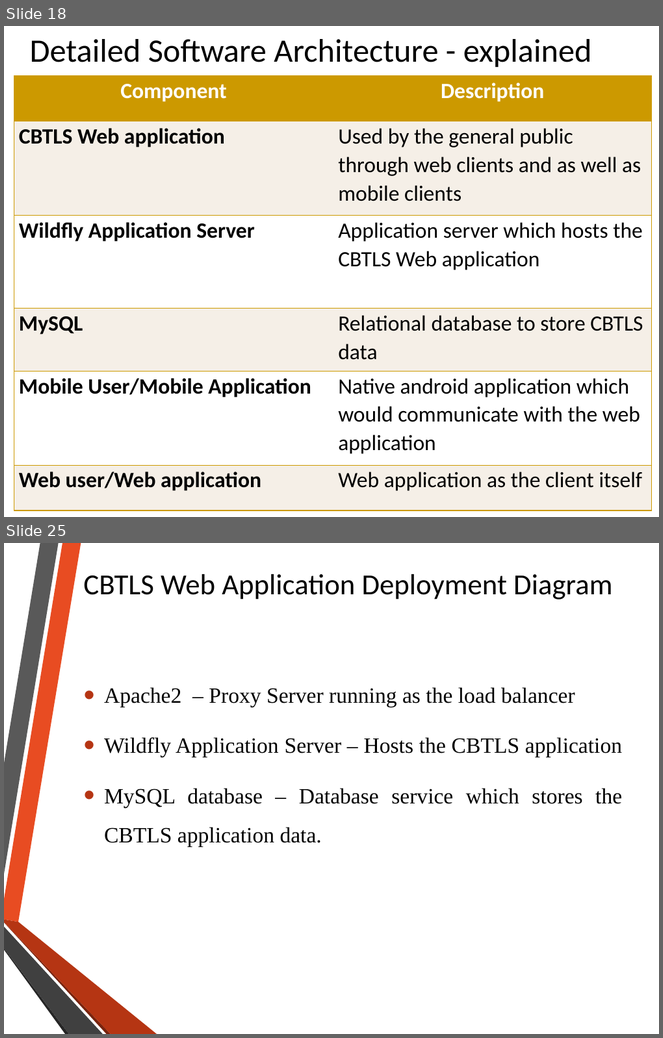
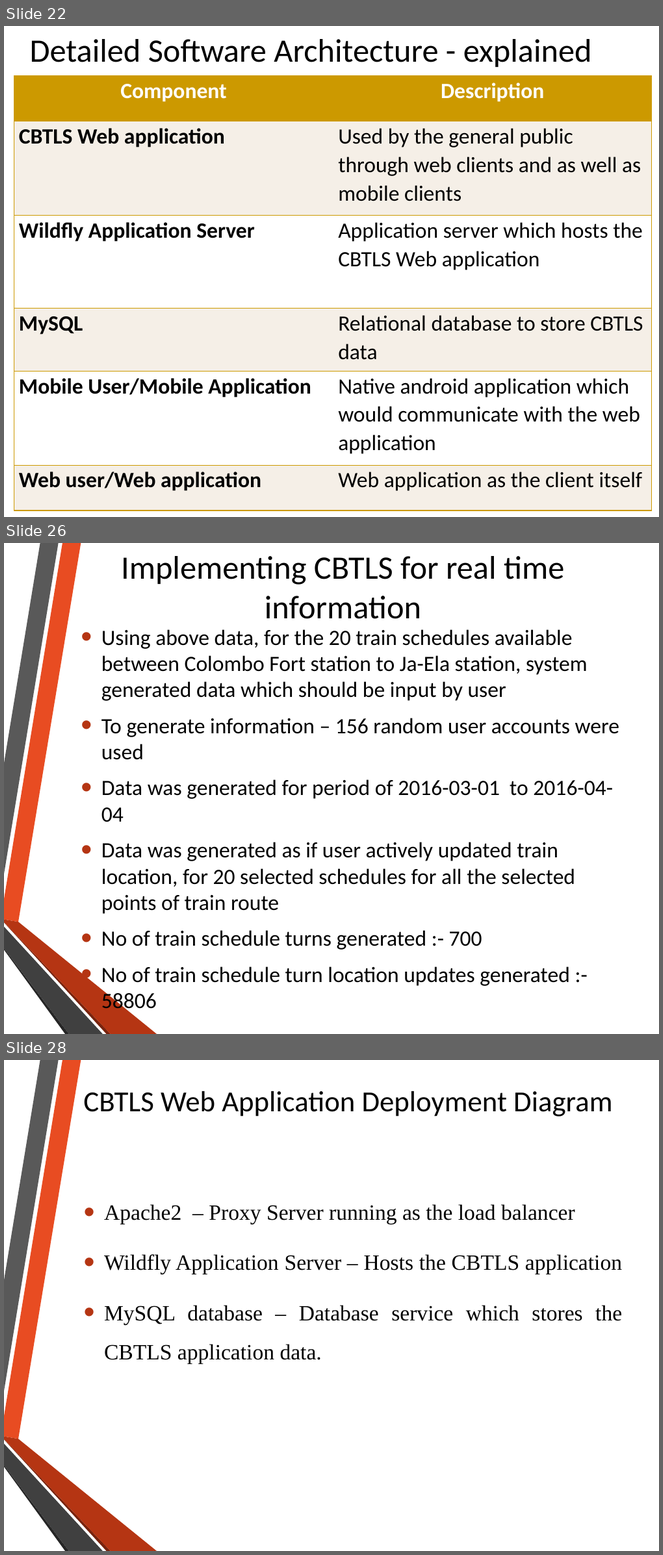
Before and after one commit to nadee158/cbtls, a slide deck: FinalSubmission/msc_final_presentation.pptx. Shown one above the other, each under a label of ours: slides 18 and 25 before the commit, slides 22, 26 and 28 after it; the slides between them are not shown. The pictures are 663x1038 and 663x1555 pixels, drawn with LibreOffice and Linux fonts; fonts in the diff are those of the drawing; background and template pictures are left out. Boxes give left, top, right and bottom in pixels: in the first picture for what was removed or moved away, otherwise in the second. Text is boxed around its words. In the diff, an @@ line names an element or a change of style, - is before the commit and + after.

```diff
--- a/FinalSubmission/msc_final_presentation.pptx
+++ b/FinalSubmission/msc_final_presentation.pptx
@@ slide 26 added at <box>4,543,659,1034</box>, background picture (left out); not listed: 6 template elements that a slide beside it also shows @@
@@ title added at <box>121,556,564,619</box>, 36 pt, text #000000 @@
+Implementing CBTLS for real time information
@@ text added at <box>102,629,620,1014</box>, 24 pt, text #000000 @@
+• Using above data, for the 20 train schedules available between Colombo Fort station to Ja-Ela station, system generated data which should be input by user
+• To generate information – 156 random user accounts were used
+• Data was generated for period of 2016-03-01 to 2016-04-04
+• Data was generated as if user actively updated train location, for 20 selected schedules for all the selected points of train route
+• No of train schedule turns generated :- 700
+• No of train schedule turn location updates generated :- 58806
@@ what was slide 18 is now slide 22 @@
@@ what was slide 25 is now slide 28 @@
```
Also in this commit, not shown: 7 slides changed, 11 other slides added, 3 slides removed.
